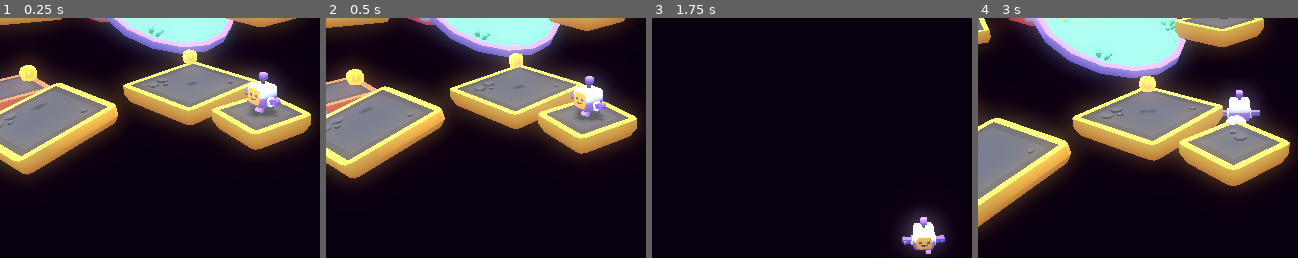
Above: before the commit, frames 1-4 (left to right).
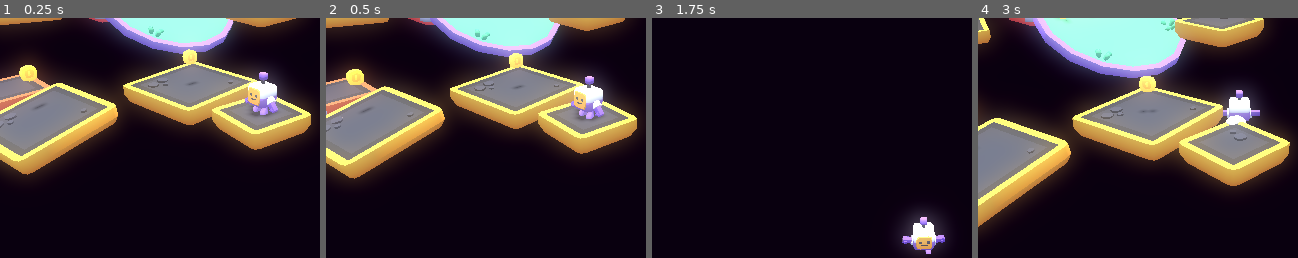
Above: after the commit, the same moments.

Repository: dev-dwarf/gmtk2025
Game: Godot game, scene res://scenes/main.tscn
The game is run twice, just before and just after one commit, with the same random seed, the same clock (stepped at 60 frames per second) and the same inputs.
Inputs (mouse positions are % of the whole screen's width and height, from its top left):
- Up to frame 1 (0.25 s): no input
- Up to frame 2 (0.5 s): no input
- Up to frame 3 (1.75 s): move the mouse to (72, 45) at 0.52 s; hold D (move_right) 0.53-1.28 s; hold Space (jump) 0.53-1.28 s; move the mouse to (30, 55) at 1.27 s; hold S (move_back) from 1.28 s (still down); click (30, 55) at 1.35 s; tap Space (jump) at 1.52, 1.55 s
- Up to frame 4 (3 s): tap Space (jump) at 1.82 s; move the mouse to (52, 48) at 2.02 s; release S (move_back) at 2.03 s; hold Space (jump) 2.03-2.78 s; hold W (move_forward) from 2.03 s (still down); tap Mouse wheel up (zoom_in) at 2.1 s; move the mouse to (49, 52) at 2.77 s; tap Mouse wheel down (zoom_out) at 2.85 s
The pictures show only the part of the screen within x 9-59%, y 29-79%; the shares and areas given below are measured in that part.

The runs differ from the first frame. In frame 1, 0.3% of the frame differs, in the area x 76-88%, y 29-42%; in frame 2, 0.3%; in frame 3, less than 0.1%; in frame 4, nothing differs.

Commit message:
pause particles when time paused

Diff:
--- a/objects/spikes.gd
+++ b/objects/spikes.gd
@@ -10,8 +10,7 @@
 func _process(_delta):
 	animation.seek(Global.time * animation.current_animation_length * cycles, false)
 	var pos = fmod(animation.current_animation_position,animation.current_animation_length)
-	spikes_up = (pos > 1.95) and (pos < 3.23)
-	print(pos, spikes_up)
+	spikes_up = (pos > 1.95) and (pos < 3.30)
 	$Area3D.monitoring = spikes_up
 
 
--- a/objects/spikes.tscn
+++ b/objects/spikes.tscn
@@ -19,4 +19,7 @@
 [node name="trap-spikes-large" parent="." index="1"]
 transform = Transform3D(2, 0, 0, 0, 2, 0, 0, 0, 2, 0, 0, 0)
 
+[node name="spikes" parent="trap-spikes-large" index="0"]
+transform = Transform3D(1, 0, 0, 0, 1, 0, 0, 0, 1, 0, -0.0027272, 0)
+
 [connection signal="body_entered" from="Area3D" to="." method="_on_body_entered"]
--- a/project.godot
+++ b/project.godot
@@ -14,8 +14,6 @@
 config/tags=PackedStringArray("starterkit")
 run/main_scene="res://scenes/main.tscn"
 config/features=PackedStringArray("4.4", "Forward Plus")
-boot_splash/bg_color=Color(0.92549, 0.92549, 0.960784, 1)
-boot_splash/image="res://splash-screen.png"
 config/icon="res://icon.png"
 
 [autoload]
--- a/scripts/player.gd
+++ b/scripts/player.gd
@@ -115,28 +115,29 @@
 
 	# Animation
 	particles_trail.emitting = false
+	particles_trail.speed_scale = 0
 	sound_footsteps.stream_paused = true
-	if is_on_floor():
-		var horizontal_velocity = Vector2(velocity.x, velocity.z)
-		var speed_factor = horizontal_velocity.length() / SPEED
-		if speed_factor > 0.05:
-			if animation.current_animation != "walk":
-				animation.play("walk", 0.1)
+	if applied_velocity != Vector3.ZERO:
+		particles_trail.speed_scale = 1
+		if is_on_floor():
+			var horizontal_velocity = Vector2(velocity.x, velocity.z)
+			var speed_factor = horizontal_velocity.length() / SPEED
+			if speed_factor > 0.05:
+				if animation.current_animation != "walk":
+					animation.play("walk", 0.1)
 
-			if speed_factor > 0.3:
-				sound_footsteps.stream_paused = false
-				sound_footsteps.pitch_scale = speed_factor
+				if speed_factor > 0.3:
+					sound_footsteps.stream_paused = false
+					sound_footsteps.pitch_scale = speed_factor
 
-			if speed_factor > 0.75:
-				particles_trail.emitting = true
-		elif animation.current_animation != "idle":
-			animation.play("idle", 0.1)
-	elif animation.current_animation != "jump":
-		animation.play("jump", 0.1)
+				if speed_factor > 0.75:
+					particles_trail.emitting = true
+			elif animation.current_animation != "idle":
+				animation.play("idle", 0.1)
+		elif animation.current_animation != "jump":
+			animation.play("jump", 0.1)
 	model.scale = model.scale.lerp(Vector3(1, 1, 1), delta * 10)
 	animation.speed_scale = applied_velocity != Vector3.ZERO
-	if applied_velocity == Vector3.ZERO:
-		sound_footsteps.stream_paused = true
 
 	# Tilt in movement dir
 	if Vector2(velocity.z, velocity.x).length() > 0:
